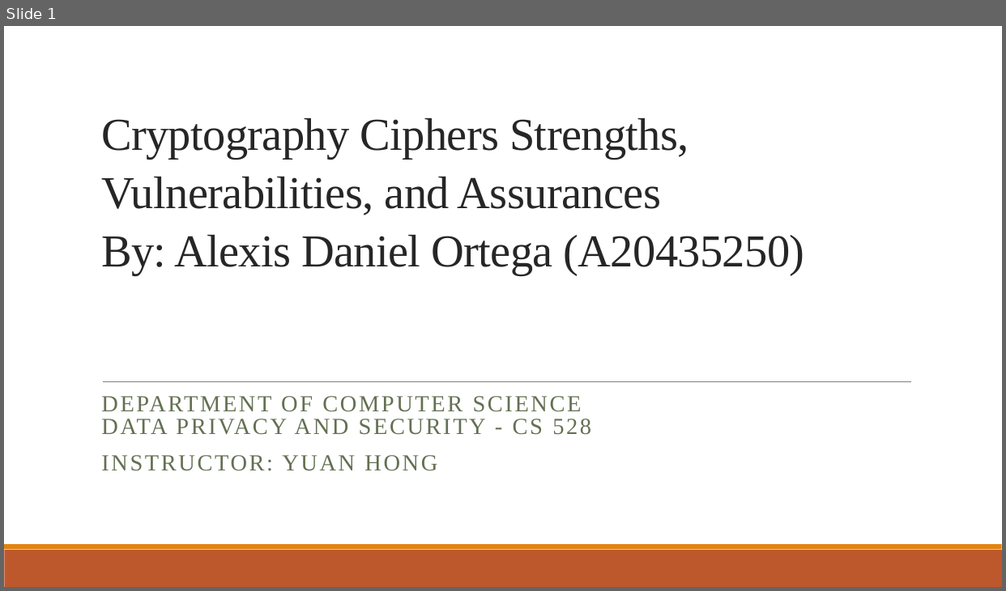
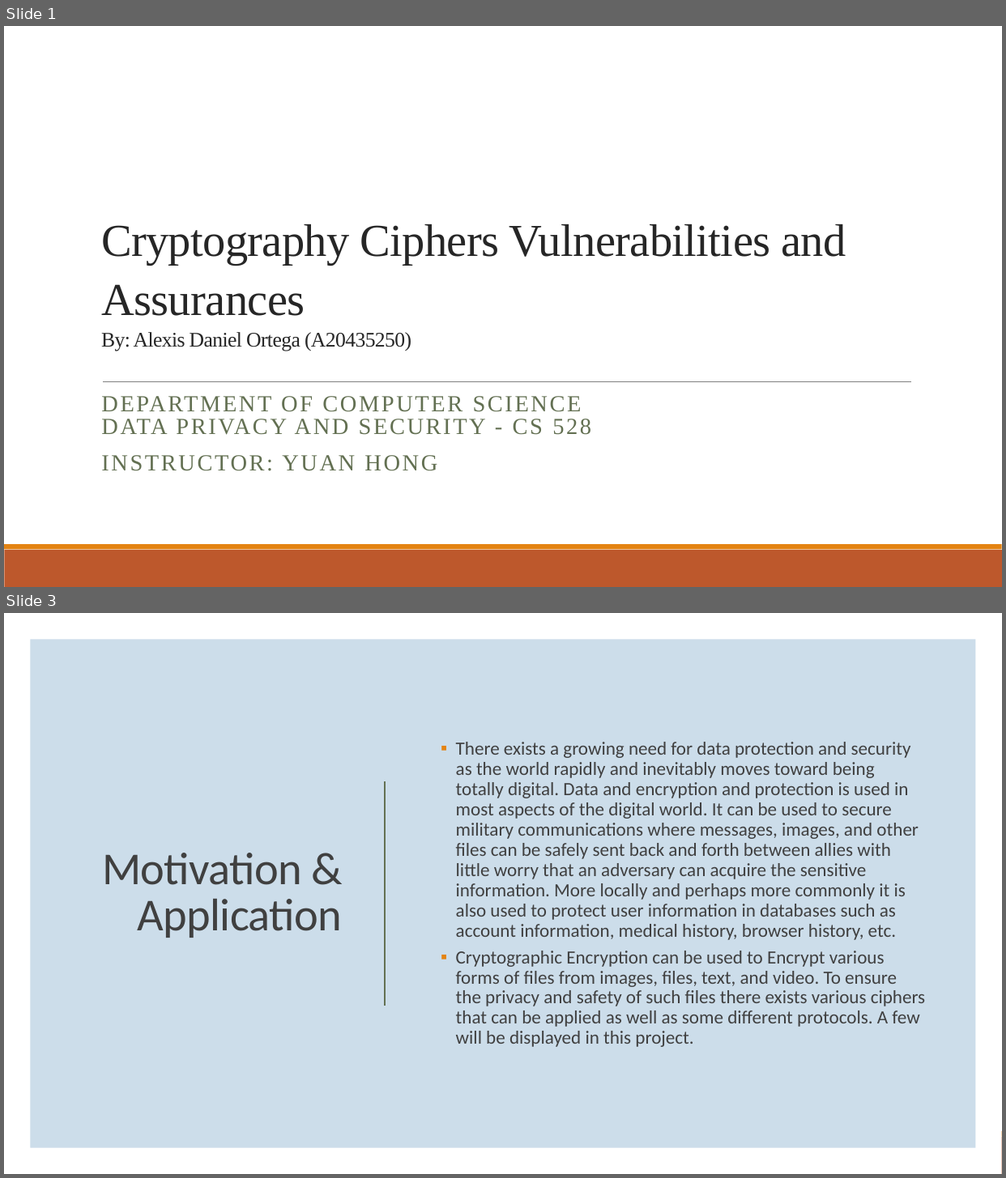
Before and after one commit to AFA20SCM50O/CS528, a slide deck: Documentation/Demo.pptx. Shown one above the other, each under a label of ours: slide 1 before the commit, slides 1 and 3 after it; the slides between them are not shown. The pictures are 1006x591 and 1006x1178 pixels, drawn with LibreOffice and Linux fonts; fonts in the diff are those of the drawing. Boxes give left, top, right and bottom in pixels: in the first picture for what was removed or moved away, otherwise in the second. Text is boxed around its words. In the diff, an @@ line names an element or a change of style, - is before the commit and + after.

```diff
--- a/Documentation/Demo.pptx
+++ b/Documentation/Demo.pptx
@@ slide 3 added at (x1=4, y1=613, x2=1002, y2=1174), background #FFFFFF; not listed: 2 template elements that a slide beside it also shows @@
@@ rectangle added at (x1=4, y1=613, x2=1002, y2=1174), fill #FFFFFF @@
@@ rectangle added at (x1=30, y1=639, x2=976, y2=1148), fill #CCDDEA @@
@@ text added at (x1=456, y1=742, x2=925, y2=1047), 18 pt, text #404040 @@
+  ▪ There exists a growing need for data protection and security as the world rapidly and inevitably moves toward being totally digital. Data and encryption and protection is used in most aspects of the digital world. It can be used to secure military communications where messages, images, and other files can be safely sent back and forth between allies with little worry that an adversary can acquire the sensitive information. More locally and perhaps more commonly it is also used to protect user information in databases such as account information, medical history, browser history, etc.
+  ▪ Cryptographic Encryption can be used to Encrypt various forms of files from images, files, text, and video. To ensure the privacy and safety of such files there exists various ciphers that can be applied as well as some different protocols. A few will be displayed in this project.
@@ line added from (385, 781) to (385, 1006), #637052 1.5 pt @@
@@ title added at (x1=102, y1=853, x2=342, y2=938), 44 pt, text #404040 @@
+Motivation & Application
@@ slide 1 changed as well @@
@@ title at (x1=101, y1=224, x2=846, y2=352): text changed @@
-Cryptography Ciphers Strengths, Vulnerabilities, and Assurances
-By: Alexis Daniel Ortega (A20435250)
+Cryptography Ciphers Vulnerabilities and Assurances
+By: Alexis Daniel Ortega (A20435250)
```
Also in this commit, not shown: 15 other slides added, 1 slide removed, 7 other files.
